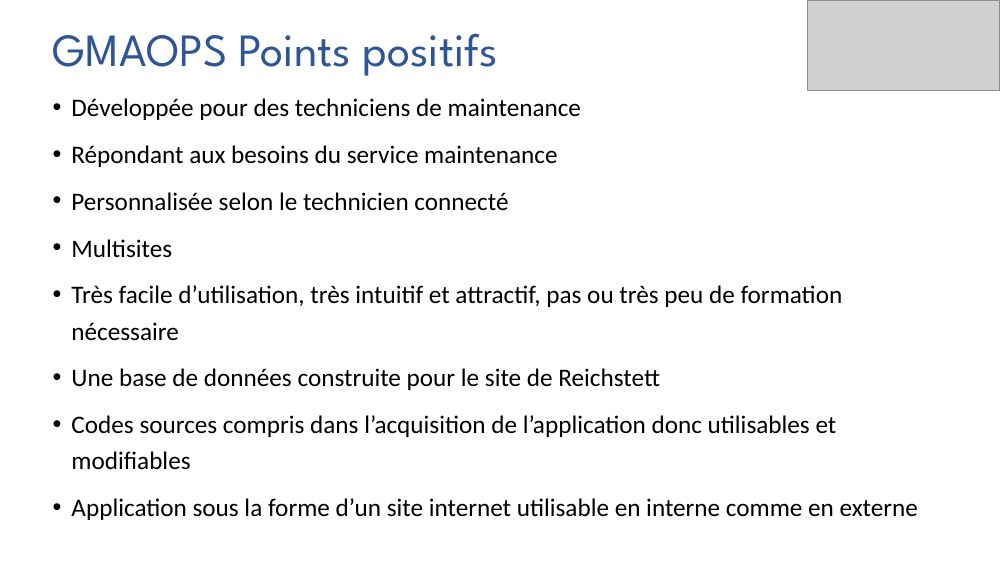
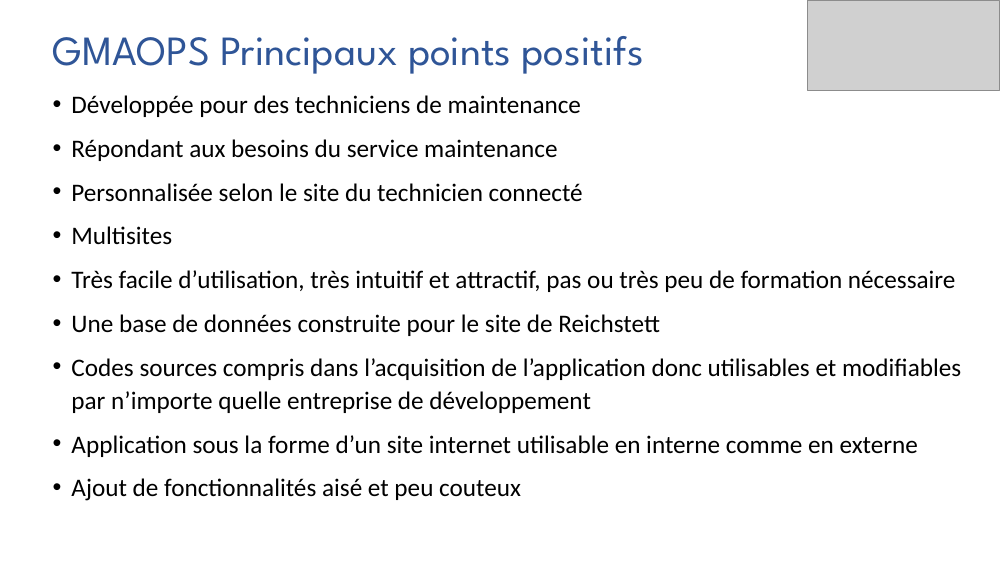
Before and after one commit to FrancisLibs/psAppli5.4, a slide deck: slide 6 of Présentation.pptx. Drawn at 1008x567 pixels with LibreOffice and Linux fonts; fonts in the diff are those of the drawing; grey boxes stand for pictures. Boxes give left, top, right and bottom in pixels: in the first picture for what was removed or moved away, otherwise in the second. Text is boxed around its words. In the diff, an @@ line names an element or a change of style, - is before the commit and + after.

```diff
--- a/Présentation.pptx
+++ b/Présentation.pptx
@@ title at (x1=53, y1=36, x2=644, y2=74): text changed; size 44 to 39.6 pt @@
-GMAOPS Points positifs
+GMAOPS Principaux points positifs
@@ text at (x1=71, y1=95, x2=955, y2=457): line spacing 1.2 to 1.1 @@
@@ text at (x1=71, y1=183, x2=583, y2=202): text changed @@
-• Personnalisée selon le technicien connecté
+• Personnalisée selon le site du technicien connecté
@@ text at (x1=71, y1=358, x2=961, y2=413): text changed @@
-• Codes sources compris dans l’acquisition de l’application donc utilisables et modifiables
+• Codes sources compris dans l’acquisition de l’application donc utilisables et modifiables par n’importe quelle entreprise de développement
@@ text at (x1=71, y1=478, x2=521, y2=501): paragraph added @@
+• Ajout de fonctionnalités aisé et peu couteux
```
Also in this commit, not shown: 9 other slides changed, 28 other files.
